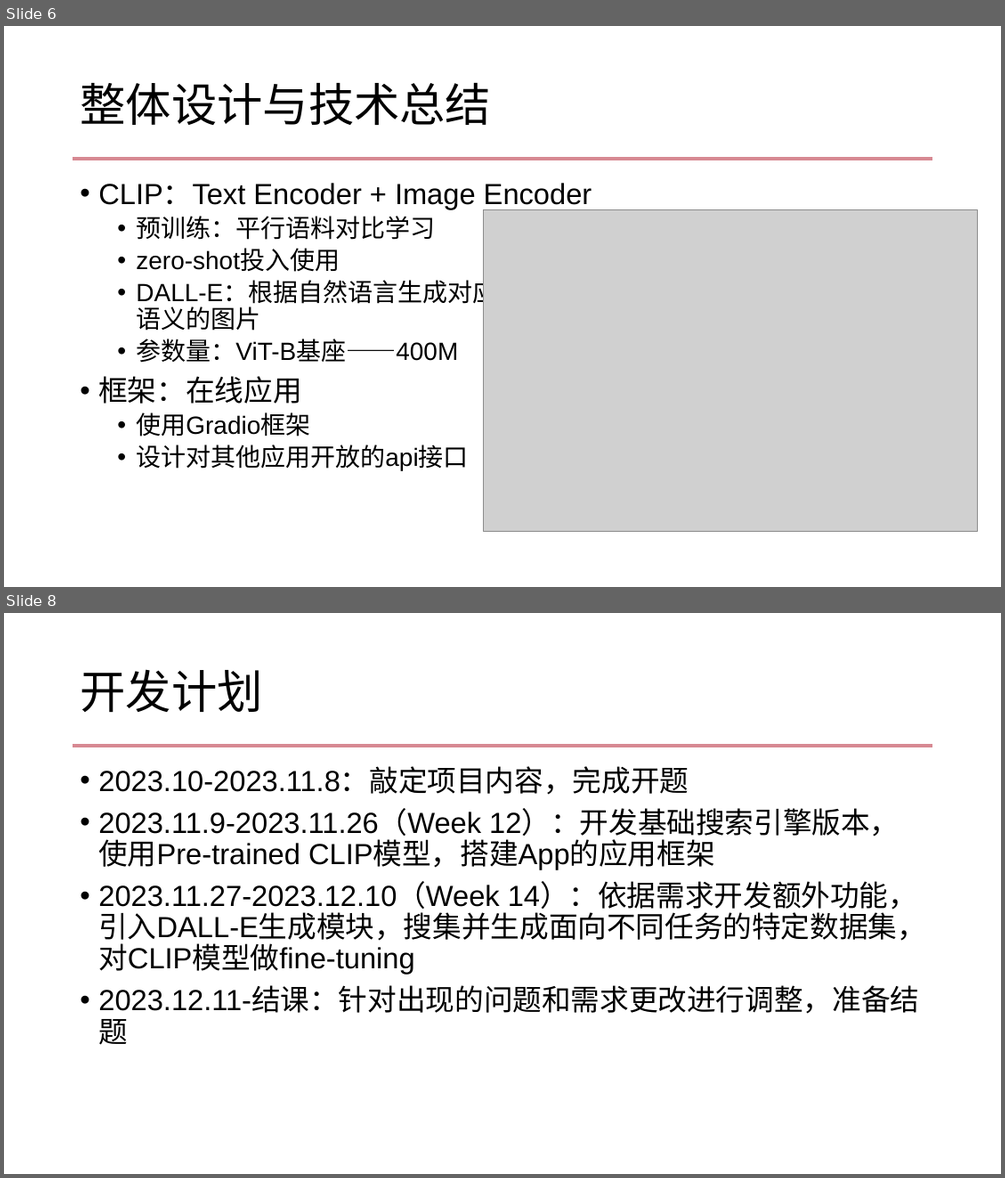
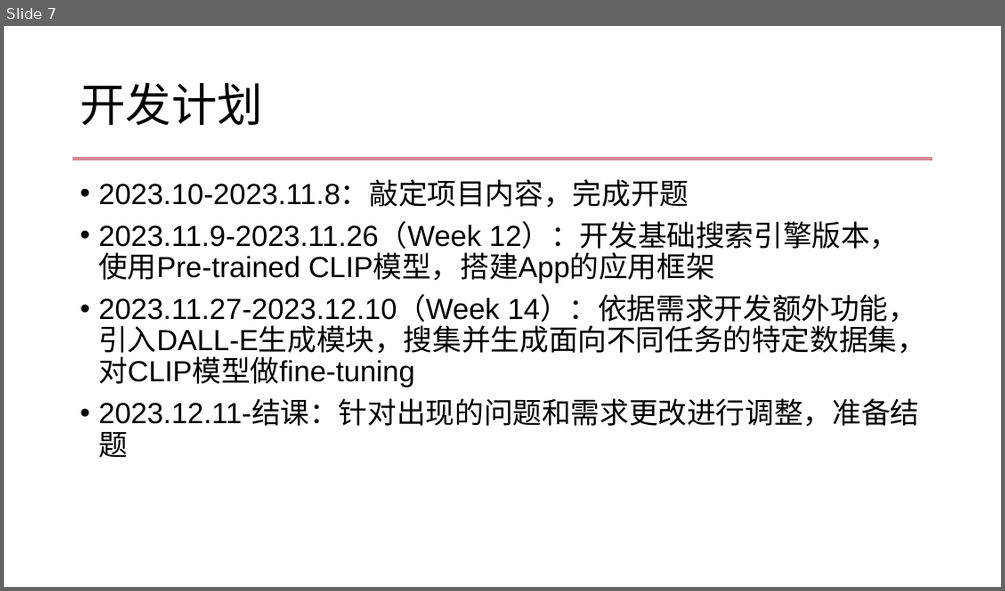
Before and after one commit to Ep11phany/ISE2023Autumn, a slide deck: ISE-Proposal.pptx. Shown one above the other, each under a label of ours: slides 6 and 8 before the commit, slide 7 after it; the slides between them are not shown. The pictures are 1005x1178 and 1005x591 pixels, drawn with LibreOffice and Linux fonts; fonts in the diff are those of the drawing; grey boxes stand for pictures; background and template pictures are left out. Boxes give left, top, right and bottom in pixels: in the first picture for what was removed or moved away, otherwise in the second. Text is boxed around its words. In the diff, an @@ line names an element or a change of style, - is before the commit and + after.

```diff
--- a/ISE-Proposal.pptx
+++ b/ISE-Proposal.pptx
@@ slide 6 removed at box(4, 26, 1001, 587), background #FFFFFF; not listed: 1 template element that a slide beside it also shows @@
@@ title removed at box(80, 82, 491, 125) @@
-整体设计与技术总结
@@ text removed at box(98, 183, 592, 471) @@
-• CLIP：Text Encoder + Image Encoder
-  • 预训练：平行语料对比学习
-  • zero-shot投入使用
-  • DALL-E：根据自然语言生成对应
-    语义的图片
-  • 参数量：ViT-B基座——400M
-• 框架：在线应用
-  • 使用Gradio框架
-  • 设计对其他应用开放的api接口
@@ picture removed at box(484, 210, 978, 531) @@
@@ what was slide 8 is now slide 7 @@
```
Also in this commit, not shown: 3 slides changed, 3 slides added, 3 other slides removed, 1 other file.
